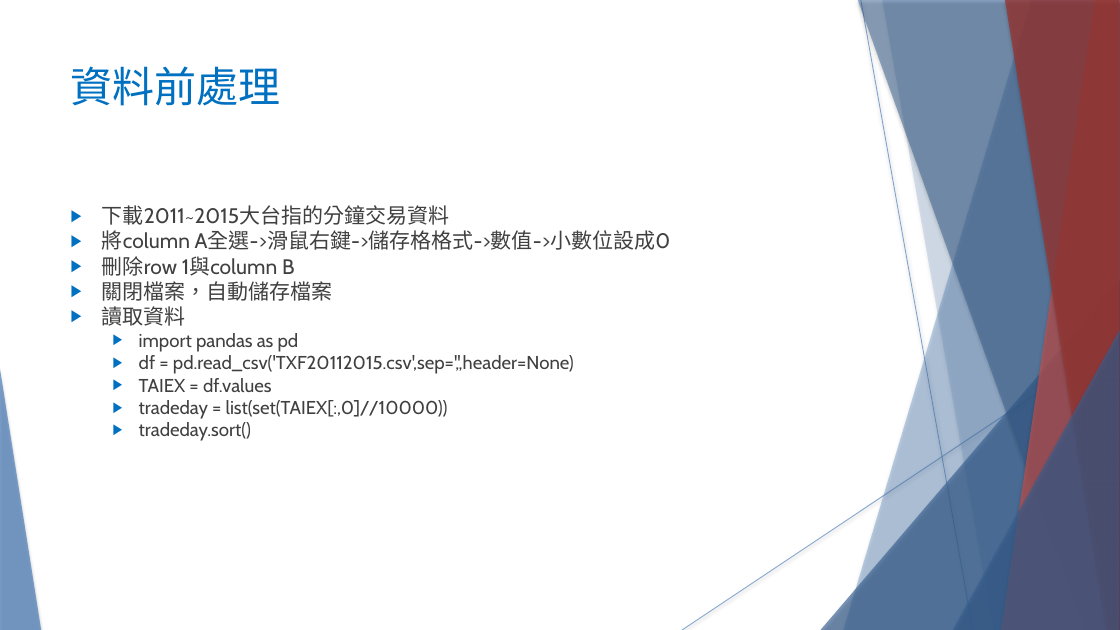
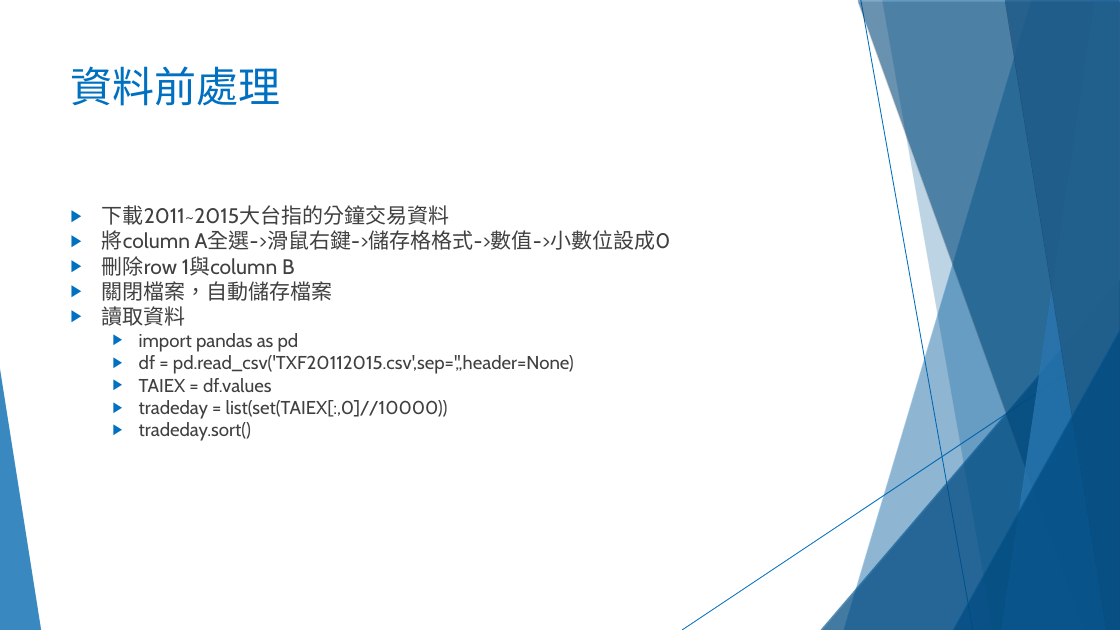
Before and after one commit to SitiBanc/1061_NCTU_IOMDS, a slide deck: slide 3 of 1025/Course Material/20171025.pptx. Drawn at 1120x630 pixels with LibreOffice and Linux fonts; fonts in the diff are those of the drawing. Boxes give left, top, right and bottom in pixels: in the first picture for what was removed or moved away, otherwise in the second. Text is boxed around its words. In the diff, an @@ line names an element or a change of style, - is before the commit and + after.

```diff
--- a/1025/Course Material/20171025.pptx
+++ b/1025/Course Material/20171025.pptx
@@ freeform shape at [844, 0, 1120, 630]: fill #4F81BD at 36% opacity to #0070C0 at 36% opacity; shadow changed @@
@@ freeform shape at [858, 0, 1120, 630]: fill #376092 at 50% opacity to #005490 at 50% opacity; shadow changed @@
@@ line (861, 0) - (973, 630): stroke #4F81BD 0.74 pt to #0070C0 0.74 pt @@
@@ freeform shape at [882, 0, 1120, 630]: fill #4F81BD at 20% opacity to #0070C0 at 20% opacity; shadow changed @@
@@ freeform shape at [1002, 0, 1120, 630]: fill #C0504D at 70% opacity to #2E83C3 at 70% opacity; shadow changed @@
@@ freeform shape at [1005, 0, 1120, 630]: fill #953735 at 80% opacity to #226292 at 80% opacity; shadow changed @@
@@ triangle at [821, 280, 1120, 630]: fill #376092 at 66% opacity to #005490 at 66% opacity; shadow changed @@
@@ line (1120, 339) - (682, 630): stroke #4F81BD 0.74 pt to #0070C0 0.74 pt @@
@@ triangle at [953, 330, 1120, 630]: fill #376092 at 66% opacity to #005490 at 66% opacity; shadow changed @@
@@ triangle at [0, 369, 41, 630]: fill #4F81BD at 70% opacity to #0070C0 at 70% opacity; shadow changed @@
```
Also in this commit, not shown: 8 other slides changed.
